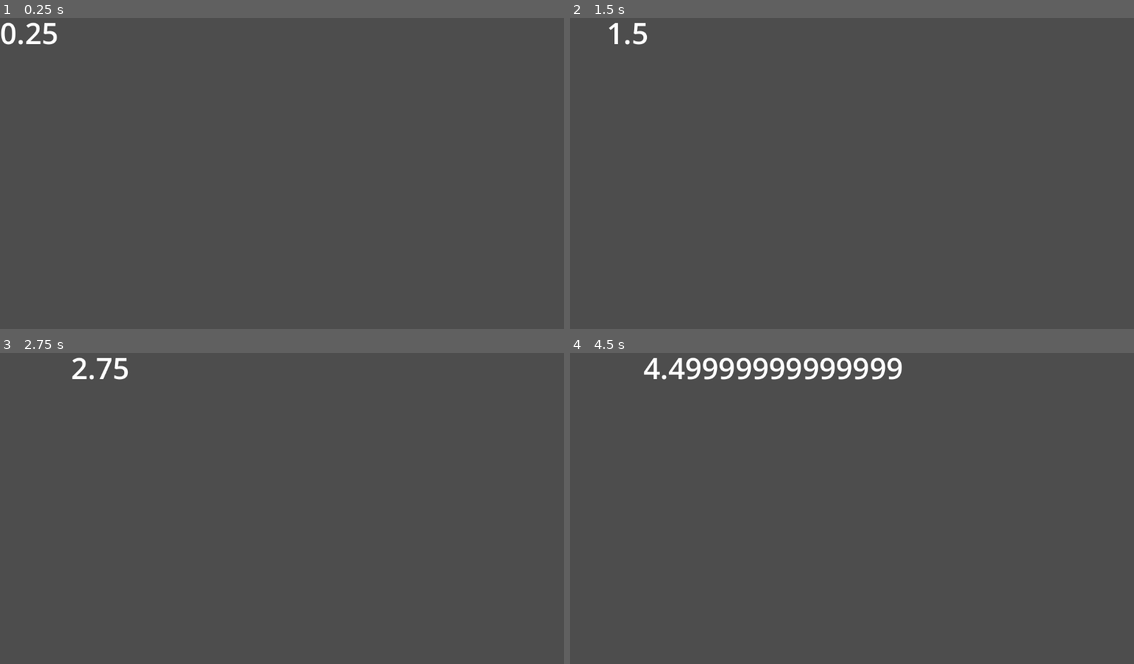
Above: before the commit, frames 1-4 (two rows, left to right).
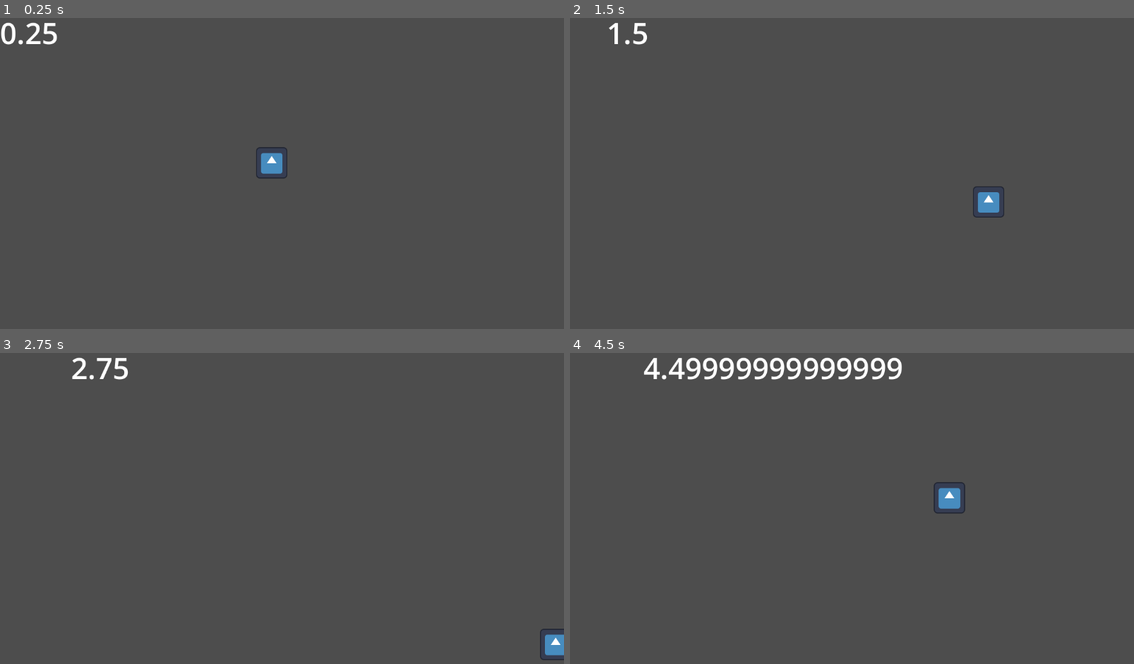
Above: after the commit, the same moments.

Repository: Leosehn/meujogo12025
Game: Godot game, scene res://main.tscn
Same seed, same stepped clock (60 frames per second), same inputs: the game is played once before the commit and once after it. Before the commit the project starts from res://score.tscn. The engine's default icon, where the game draws it, is replaced by a stand-in: a white triangle on a blue panel in a dark square.
Inputs (mouse positions are in pixels of both pictures, inside the frame that each line leads up to):
- Up to frame 1 (0.25 s): no input
- Up to frame 2 (1.5 s): move the mouse to (976, 154) at 0.52 s; press the mouse at (976, 154) at 0.53 s; hold Right (ui_right) 0.53-1.28 s; move the mouse to (739, 185) at 1.27 s; release the mouse at (739, 185) at 1.28 s; hold Down (ui_down) from 1.28 s (still down); click (739, 185) at 1.35 s
- Up to frame 3 (2.75 s): move the mouse to (338, 436) at 2.02 s; release Down (ui_down) at 2.03 s; press the mouse at (338, 436) at 2.03 s; hold Right (ui_right) from 2.03 s (still down)
- Up to frame 4 (4.5 s): move the mouse to (823, 567) at 2.77 s; release Right (ui_right) at 2.78 s; release the mouse at (823, 567) at 2.78 s; hold Up (ui_up) 2.78-3.53 s; click (823, 567) at 2.85 s; move the mouse to (1021, 552) at 3.52 s; press the mouse at (1021, 552) at 3.53 s; hold A (left, bound only after the commit) from 3.53 s (still down); move the mouse to (682, 458) at 4.27 s; release the mouse at (682, 458) at 4.28 s; click (682, 458) at 4.35 s

The runs differ from the first frame. In frame 1, 0.3% of the frame differs, in the area x 45-51%, y 41-52%; in frame 2, 0.3%; in frame 3, 0.3%; in frame 4, 0.4%, in the area x 64-71%, y 41-52%.

Commit message:
Add files via upload
yes

Diff:
--- a/character.gd
+++ b/character.gd
@@ -5,9 +5,9 @@
 func _physics_process(delta: float) -> void:
 	if Input.is_action_pressed("ui_down"):
 		position.y += SPEED * delta
-	if Input.is_action_pressed("ui_up"):
+	elif Input.is_action_pressed("ui_up"):
 		position.y -= SPEED * delta
 	if Input.is_action_pressed("ui_left"):
 		position.x -= SPEED * delta
-	if Input.is_action_pressed("ui_right"):
+	elif Input.is_action_pressed("ui_right"):
 		position.x += SPEED * delta
--- /dev/null
+++ b/main.tscn
@@ -0,0 +1,16 @@
+[gd_scene load_steps=3 format=3 uid="uid://cnkom62jivag"]
+
+[ext_resource type="PackedScene" uid="uid://ds1fk7y8w1sbl" path="res://score.tscn" id="1_0xm2m"]
+[ext_resource type="PackedScene" uid="uid://dmr0tvcfxqrma" path="res://simple_player.tscn" id="1_ig7tw"]
+
+[node name="Main" type="Node2D"]
+
+[node name="Score" parent="." instance=ExtResource("1_0xm2m")]
+
+[node name="SimplePlayer" parent="." instance=ExtResource("1_ig7tw")]
+position = Vector2(555, 308)
+
+[node name="Sprite2D" parent="SimplePlayer" index="0"]
+scale = Vector2(0.5, 0.5)
+
+[editable path="SimplePlayer"]
--- a/project.godot
+++ b/project.godot
@@ -11,6 +11,38 @@
 [application]
 
 config/name="MeuJogo12025"
-run/main_scene="res://score.tscn"
+run/main_scene="uid://cnkom62jivag"
 config/features=PackedStringArray("4.4", "Forward Plus")
 config/icon="res://icon.svg"
+
+[input]
+
+left={
+"deadzone": 0.5,
+"events": [Object(InputEventKey,"resource_local_to_scene":false,"resource_name":"","device":0,"window_id":0,"alt_pressed":false,"shift_pressed":false,"ctrl_pressed":false,"meta_pressed":false,"pressed":false,"keycode":0,"physical_keycode":65,"key_label":0,"unicode":0,"location":0,"echo":false,"script":null)
+, Object(InputEventKey,"resource_local_to_scene":false,"resource_name":"","device":0,"window_id":0,"alt_pressed":false,"shift_pressed":false,"ctrl_pressed":false,"meta_pressed":false,"pressed":false,"keycode":0,"physical_keycode":4194319,"key_label":0,"unicode":0,"location":0,"echo":false,"script":null)
+]
+}
+right={
+"deadzone": 0.5,
+"events": [Object(InputEventKey,"resource_local_to_scene":false,"resource_name":"","device":0,"window_id":0,"alt_pressed":false,"shift_pressed":false,"ctrl_pressed":false,"meta_pressed":false,"pressed":false,"keycode":0,"physical_keycode":4194321,"key_label":0,"unicode":0,"location":0,"echo":false,"script":null)
+, Object(InputEventKey,"resource_local_to_scene":false,"resource_name":"","device":0,"window_id":0,"alt_pressed":false,"shift_pressed":false,"ctrl_pressed":false,"meta_pressed":false,"pressed":false,"keycode":0,"physical_keycode":68,"key_label":0,"unicode":0,"location":0,"echo":false,"script":null)
+]
+}
+up={
+"deadzone": 0.5,
+"events": [Object(InputEventKey,"resource_local_to_scene":false,"resource_name":"","device":0,"window_id":0,"alt_pressed":false,"shift_pressed":false,"ctrl_pressed":false,"meta_pressed":false,"pressed":false,"keycode":0,"physical_keycode":4194320,"key_label":0,"unicode":0,"location":0,"echo":false,"script":null)
+, Object(InputEventKey,"resource_local_to_scene":false,"resource_name":"","device":0,"window_id":0,"alt_pressed":false,"shift_pressed":false,"ctrl_pressed":false,"meta_pressed":false,"pressed":false,"keycode":0,"physical_keycode":87,"key_label":0,"unicode":0,"location":0,"echo":false,"script":null)
+]
+}
+down={
+"deadzone": 0.5,
+"events": [Object(InputEventKey,"resource_local_to_scene":false,"resource_name":"","device":0,"window_id":0,"alt_pressed":false,"shift_pressed":false,"ctrl_pressed":false,"meta_pressed":false,"pressed":false,"keycode":0,"physical_keycode":4194322,"key_label":0,"unicode":0,"location":0,"echo":false,"script":null)
+, Object(InputEventKey,"resource_local_to_scene":false,"resource_name":"","device":0,"window_id":0,"alt_pressed":false,"shift_pressed":false,"ctrl_pressed":false,"meta_pressed":false,"pressed":false,"keycode":0,"physical_keycode":83,"key_label":0,"unicode":0,"location":0,"echo":false,"script":null)
+]
+}
+click={
+"deadzone": 0.5,
+"events": [Object(InputEventMouseButton,"resource_local_to_scene":false,"resource_name":"","device":-1,"window_id":0,"alt_pressed":false,"shift_pressed":false,"ctrl_pressed":false,"meta_pressed":false,"button_mask":0,"position":Vector2(0, 0),"global_position":Vector2(0, 0),"factor":1.0,"button_index":1,"canceled":false,"pressed":false,"double_click":false,"script":null)
+]
+}
--- a/score.tscn
+++ b/score.tscn
@@ -2,7 +2,7 @@
 
 [ext_resource type="Script" uid="uid://dpgspk4yo68pf" path="res://main.gd" id="1_t1x8i"]
 
-[node name="Main" type="Node2D"]
+[node name="MainScore" type="Node2D"]
 script = ExtResource("1_t1x8i")
 
 [node name="Score" type="Label" parent="."]
--- /dev/null
+++ b/simple_player.gd
@@ -0,0 +1,48 @@
+extends CharacterBody2D
+
+@export var speed = 400.0
+@export var rotation_speed = 3.0
+
+#var target : Vector2
+
+var rotation_diraction = 0
+
+@onready var target = position
+
+#func _ready() -> void:
+	#target = position
+
+#gira com o mouse
+func get_mouse_input() -> void:
+	look_at(get_global_mouse_position())
+	velocity = transform.x * Input.get_axis("down", "up") * speed
+
+#clica pra andar
+func _input(event) -> void:
+	if event.is_action_pressed(&"click"):
+		target = get_global_mouse_position()
+
+
+#gira com as setas avança/volta
+func get_rotation_input() -> void:
+	rotation_diraction = Input.get_axis("left", "right")
+	velocity = transform.x * Input.get_axis("down", "up") * speed
+
+#movimento 8 direções
+func get_8way_input() -> void:
+	var input_diraction = Input.get_vector("left", "right", "up", "down")
+	velocity = input_diraction * speed
+
+func _physics_process(delta: float) -> void:
+	get_8way_input()
+
+	#get_rotation_input()
+	#rotation += rotation_diraction * rotation_speed * delta
+
+	#get_mouse_input()
+	#velocity = position.direction_to(target) * speed
+	#look_at(target)
+	#if position.distance_to(target) > 5:
+		#move_and_slide()
+
+	move_and_slide()
--- /dev/null
+++ b/simple_player.tscn
@@ -0,0 +1,19 @@
+[gd_scene load_steps=4 format=3 uid="uid://dmr0tvcfxqrma"]
+
+[ext_resource type="Texture2D" uid="uid://dx5q24deqk8dw" path="res://icon.svg" id="1_4t3s7"]
+[ext_resource type="Script" uid="uid://cd3quy73yo2lf" path="res://simple_player.gd" id="1_wtip5"]
+
+[sub_resource type="RectangleShape2D" id="RectangleShape2D_wtip5"]
+size = Vector2(128, 128)
+
+[node name="SimplePlayer" type="CharacterBody2D"]
+script = ExtResource("1_wtip5")
+metadata/_edit_group_ = true
+
+[node name="Sprite2D" type="Sprite2D" parent="."]
+texture = ExtResource("1_4t3s7")
+
+[node name="CollisionShape2D" type="CollisionShape2D" parent="."]
+visible = false
+position = Vector2(0, -0.5)
+shape = SubResource("RectangleShape2D_wtip5")
--- a/sprite.tscn
+++ b/sprite.tscn
@@ -6,6 +6,6 @@
 [node name="Main" type="Node2D"]
 
 [node name="Character" type="Sprite2D" parent="."]
-position = Vector2(494, 260)
+position = Vector2(549, 325)
 texture = ExtResource("1_64nw0")
 script = ExtResource("2_85fgi")
Not shown, added: simple_player.gd.uid
